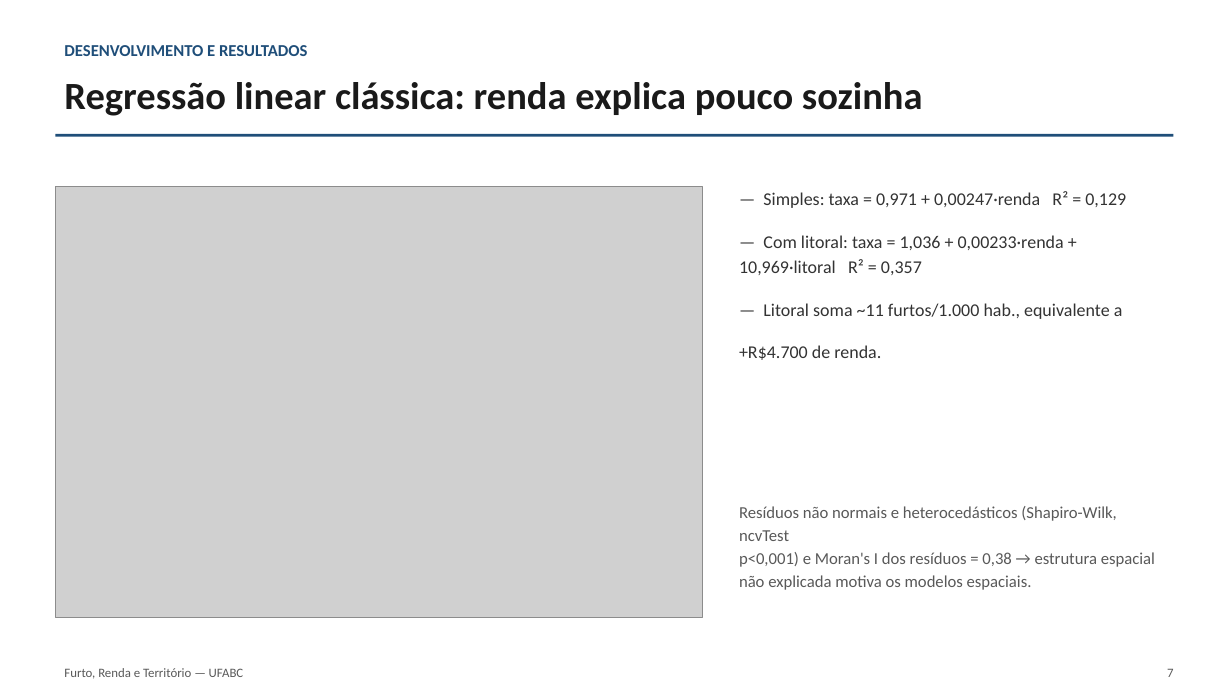
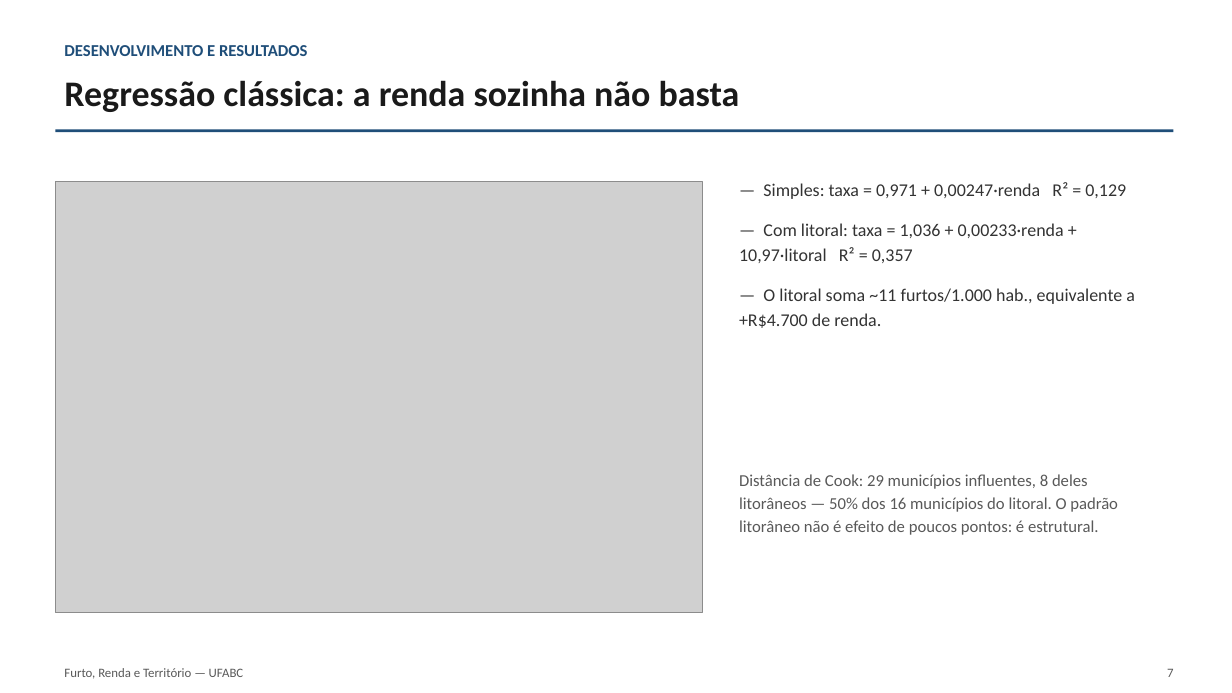
Before and after one commit to euusoujc/territory, a slide deck: slide 7 of slides/apresentacao_final.pptx. Drawn at 1232x693 pixels with LibreOffice and Linux fonts; fonts in the diff are those of the drawing; grey boxes stand for pictures. Boxes give left, top, right and bottom in pixels: in the first picture for what was removed or moved away, otherwise in the second. Text is boxed around its words. In the diff, an @@ line names an element or a change of style, - is before the commit and + after.

```diff
--- a/slides/apresentacao_final.pptx
+++ b/slides/apresentacao_final.pptx
@@ text at bbox=[64, 80, 740, 112]: text changed; size 30 to 28 pt @@
-Regressão linear clássica: renda explica pouco sozinha
+Regressão clássica: a renda sozinha não basta
@@ rectangle: place and size @@
-rectangle at bbox=[55, 134, 1174, 137]
+rectangle at bbox=[55, 129, 1174, 132]
@@ text "— Simples: taxa = 0,971 ...": place and size @@
-text "— Simples: taxa = 0,971 ..." at bbox=[739, 191, 1126, 360]
+text "— Simples: taxa = 0,971 ..." at bbox=[739, 182, 1135, 328]
@@ picture: place and size @@
-picture at bbox=[55, 187, 702, 618]
+picture at bbox=[55, 182, 702, 614]
@@ text at bbox=[763, 182, 1126, 199]: less space between paragraphs @@
@@ text at bbox=[739, 223, 1135, 328]: text changed @@
-— Com litoral: taxa = 1,036 + 0,00233·renda + 10,969·litoral R² = 0,357
-— Litoral soma ~11 furtos/1.000 hab., equivalente a
-+R$4.700 de renda.
+— Com litoral: taxa = 1,036 + 0,00233·renda + 10,97·litoral R² = 0,357
+— O litoral soma ~11 furtos/1.000 hab., equivalente a +R$4.700 de renda.
@@ text at bbox=[739, 474, 1118, 535]: text changed @@
-Resíduos não normais e heterocedásticos (Shapiro-Wilk, ncvTest
-p<0,001) e Moran's I dos resíduos = 0,38 → estrutura espacial
-não explicada motiva os modelos espaciais.
+Distância de Cook: 29 municípios influentes, 8 deles litorâneos — 50% dos 16 municípios do litoral. O padrão litorâneo não é efeito de poucos pontos: é estrutural.
```
Also in this commit, not shown: 7 other slides changed, 5 slides added, 7 slides removed, 3 other files.
